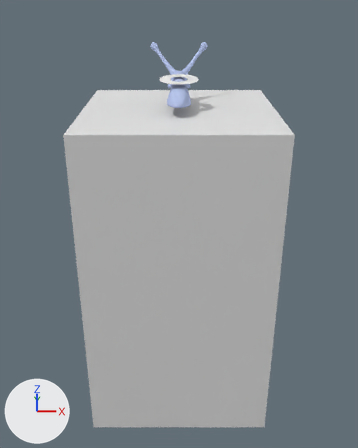
The Blender file Snail.blend, before and after one commit.
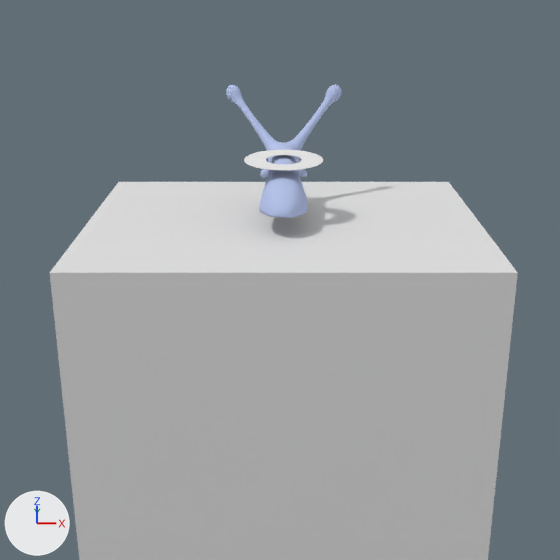
Each version appears first whole from a 50 mm lens placed at (0.0, -52.0, 9.8), pointed at (0.0, 7.9, -19.2), and next in a close-up on the part from 11% to 88% of the width and 0% to 62% of the height. Arrows for +X, +Y and +Z are at lower left; the lights stay in place.

The scene before the commit, as lines of its bpy script (objects in view):
```python
me_circle = bpy.data.meshes.new('Circle')
me_circle.from_pydata(...)  # 64 vertices, 32 faces; spans x -1.0..1.0, y -1.0..1.0, z 0.0
me_circle.materials.append(mat_shockwave)  # its picture is missing
me_cube_001 = bpy.data.meshes.new('Cube.001')
me_cube_001.from_pydata(...)  # 16 vertices, 14 faces; spans x -10.0..10.0, y -10.0..30.0, z -27.0..8.0
me_cube_002 = bpy.data.meshes.new('Cube.002')
me_cube_002.from_pydata(...)  # 204 vertices, 214 faces; spans x -7.0..7.0, y -9.5..3.06, z -7.0..7.0
me_cube_002.polygons.foreach_set('use_smooth', [True] * 214)
me_cube_002.materials.append(mat_snail)  # its picture is missing
ob_body = bpy.data.objects.new('Body', me_cube_002)
ob_body.location = (0.0, -1.5, 0.0)
ob_body.rotation_euler = (0.0, 0.0, 3.142)  # degrees (0, 0, 180)
ob_body.show_transparent = True
_m = ob_body.modifiers.new('Subsurf', 'SUBSURF')
ob_cube = bpy.data.objects.new('Cube', me_cube_001)
ob_cube.location = (0.0, 0.0, -10.0)
ob_shockwave = bpy.data.objects.new('Shockwave', me_circle)
ob_shockwave.parent = ob_snail
ob_shockwave.location = (0.0, 0.0, 1.0)
ob_shockwave.rotation_euler = (0.0873, 0.0, 0.0)  # degrees (5, 0, 0)
ob_shockwave.scale = (2.0, 2.0, 2.0)
ob_shockwave.show_transparent = True
```
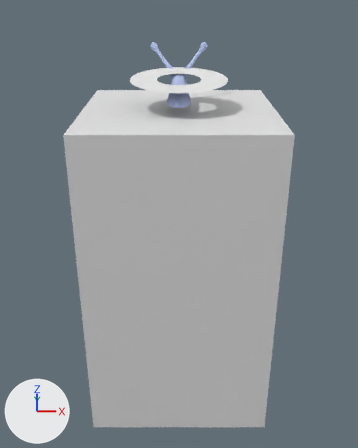
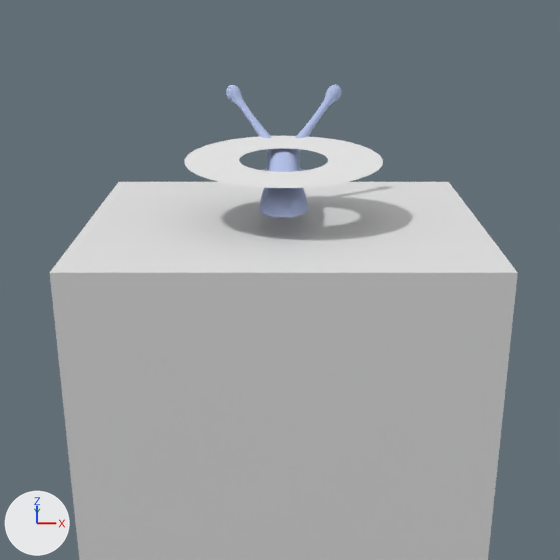
Location of each change, [x1, y1, x2, y2] in pixels of the close-ups (560 x 560 px):
'Shockwave', rescaled (150% wider, 152% taller): before [244, 150, 323, 170]; after [184, 136, 383, 188]

What changed in the scene script:
```text
Change ob_shockwave:
    ob_shockwave.scale: (2.0, 2.0, 2.0) -> (5.0, 5.0, 5.0)
```
